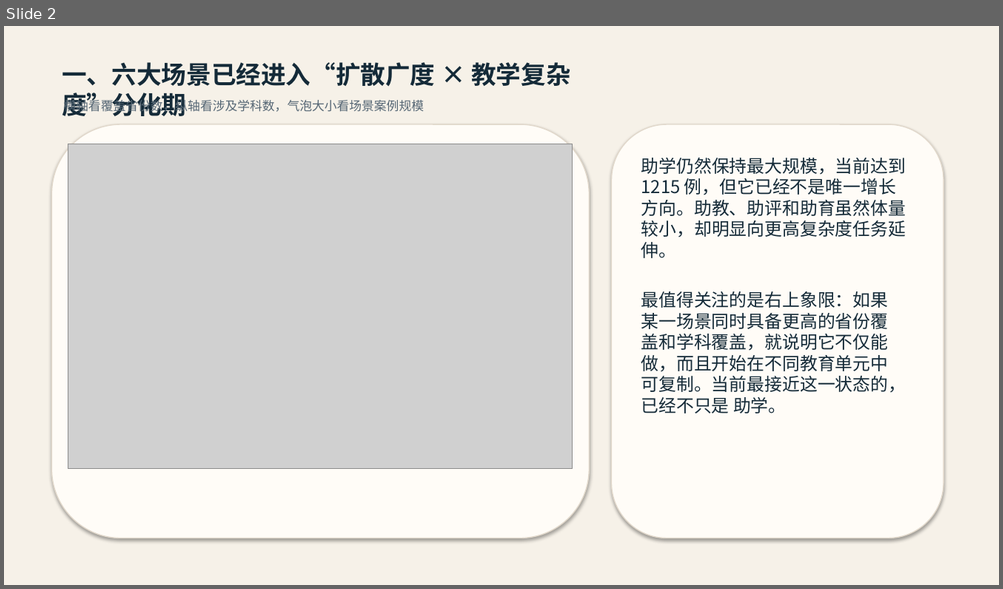
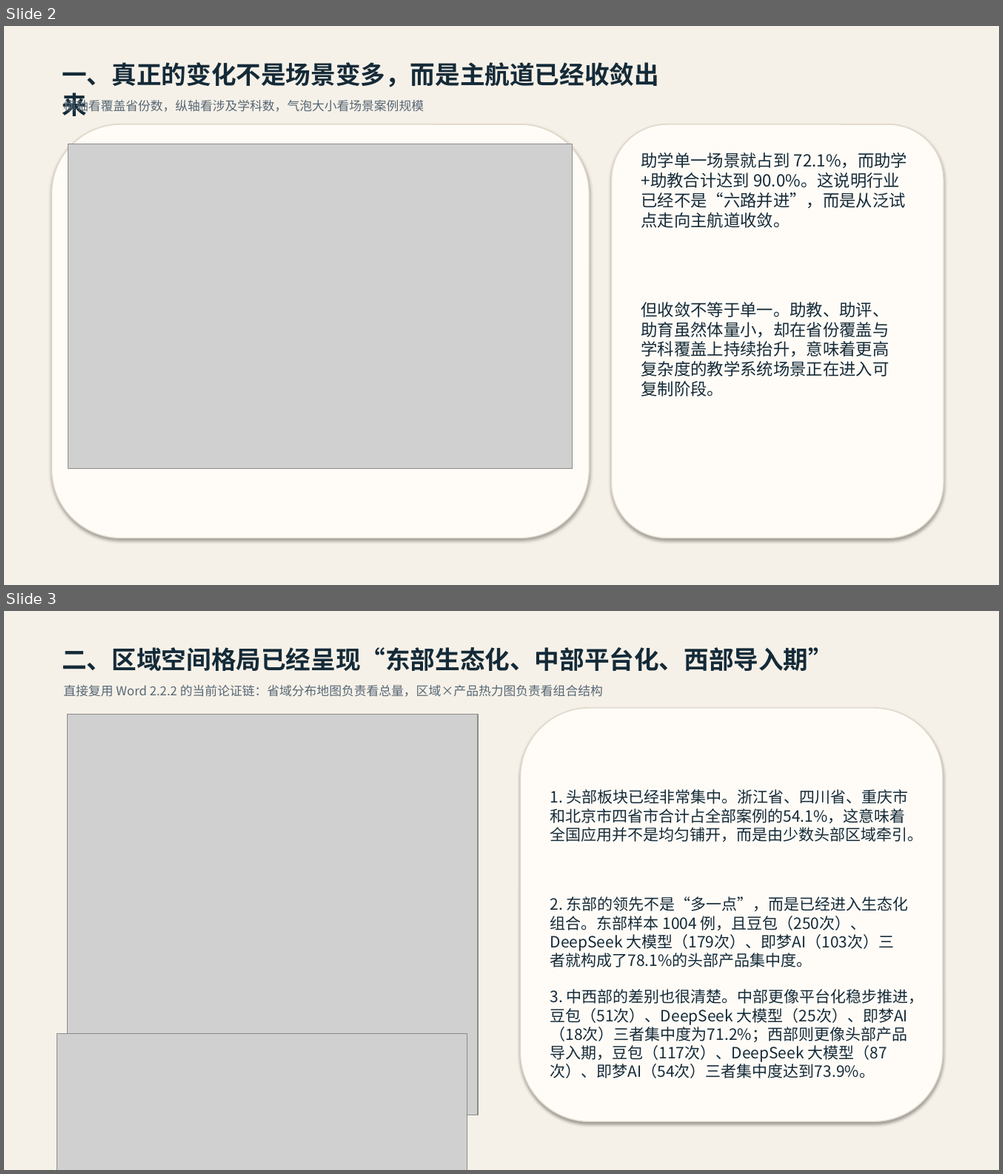
Before and after one commit to nijisakai/ai-edu-research, a slide deck: Section_2.2_应用现状综述_汇报版.pptx. Shown one above the other, each under a label of ours: slide 2 before the commit, slides 2 and 3 after it. The pictures are 1003x589 and 1003x1174 pixels, drawn with LibreOffice and Linux fonts; fonts in the diff are those of the drawing; grey boxes stand for pictures. Boxes give left, top, right and bottom in pixels: in the first picture for what was removed or moved away, otherwise in the second. Text is boxed around its words. In the diff, an @@ line names an element or a change of style, - is before the commit and + after.

```diff
--- a/Section_2.2_应用现状综述_汇报版.pptx
+++ b/Section_2.2_应用现状综述_汇报版.pptx
@@ slide 3 added at [4, 611, 999, 1170], background #FFFFFF @@
@@ rectangle added at [4, 611, 999, 1170], fill #F6F1E8 @@
@@ text added at [62, 647, 833, 671], 24 pt, text #142A38, bold @@
+二、区域空间格局已经呈现“东部生态化、中部平台化、西部导入期”
@@ text added at [63, 685, 603, 697], 12 pt, text #566775 @@
+直接复用 Word 2.2.2 的当前论证链：省域分布地图负责看总量，区域×产品热力图负责看组合结构
@@ picture added at [68, 715, 478, 1116] @@
@@ rounded rectangle added at [521, 708, 942, 1122], fill #FFFCF7, outline #E1D8CB 1 pt @@
@@ text added at [550, 789, 923, 842], 15 pt, text #142A38 @@
+1. 头部板块已经非常集中。浙江省、四川省、重庆市和北京市四省市合计占全部案例的54.1%，这意味着全国应用并不是均匀铺开，而是由少数头部区域牵引。
@@ text added at [550, 897, 908, 968], 15 pt, text #142A38 @@
+2. 东部的领先不是“多一点”，而是已经进入生态化组合。东部样本 1004 例，且豆包（250次）、DeepSeek 大模型（179次）、即梦AI（103次）三者就构成了78.1%的头部产品集中度。
@@ text added at [550, 989, 924, 1079], 15 pt, text #142A38 @@
+3. 中西部的差别也很清楚。中部更像平台化稳步推进，豆包（51次）、DeepSeek 大模型（25次）、即梦AI（18次）三者集中度为71.2%；西部则更像头部产品导入期，豆包（117次）、DeepSeek 大模型（87次）、即梦AI（54次）三者集中度达到73.9%。
@@ picture added at [57, 1034, 467, 1170] @@
@@ slide 2 changed as well @@
@@ text at [62, 62, 658, 87]: text changed @@
-一、六大场景已经进入“扩散广度 × 教学复杂度”分化期
+一、真正的变化不是场景变多，而是主航道已经收敛出来
@@ text at [641, 153, 907, 228]: text changed; size 17 to 16 pt @@
-助学仍然保持最大规模，当前达到 1215 例，但它已经不是唯一增长方向。助教、助评和助育虽然体量较小，却明显向更高复杂度任务延伸。
+助学单一场景就占到 72.1%，而助学+助教合计达到 90.0%。这说明行业已经不是“六路并进”，而是从泛试点走向主航道收敛。
@@ text at [641, 302, 889, 397]: text changed; size 17 to 16 pt @@
-最值得关注的是右上象限：如果某一场景同时具备更高的省份覆盖和学科覆盖，就说明它不仅能做，而且开始在不同教育单元中可复制。当前最接近这一状态的，已经不只是 助学。
+但收敛不等于单一。助教、助评、助育虽然体量小，却在省份覆盖与学科覆盖上持续抬升，意味着更高复杂度的教学系统场景正在进入可复制阶段。
```
Also in this commit, not shown: 4 other slides changed, 1 slide removed, 3 other files.
